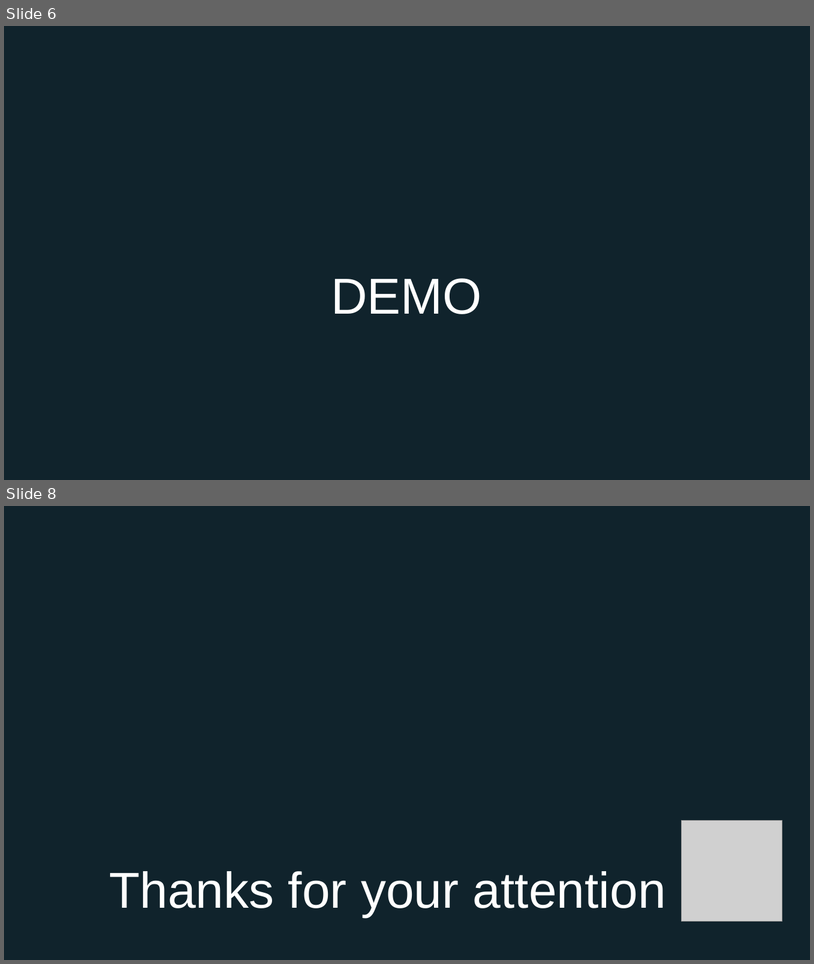
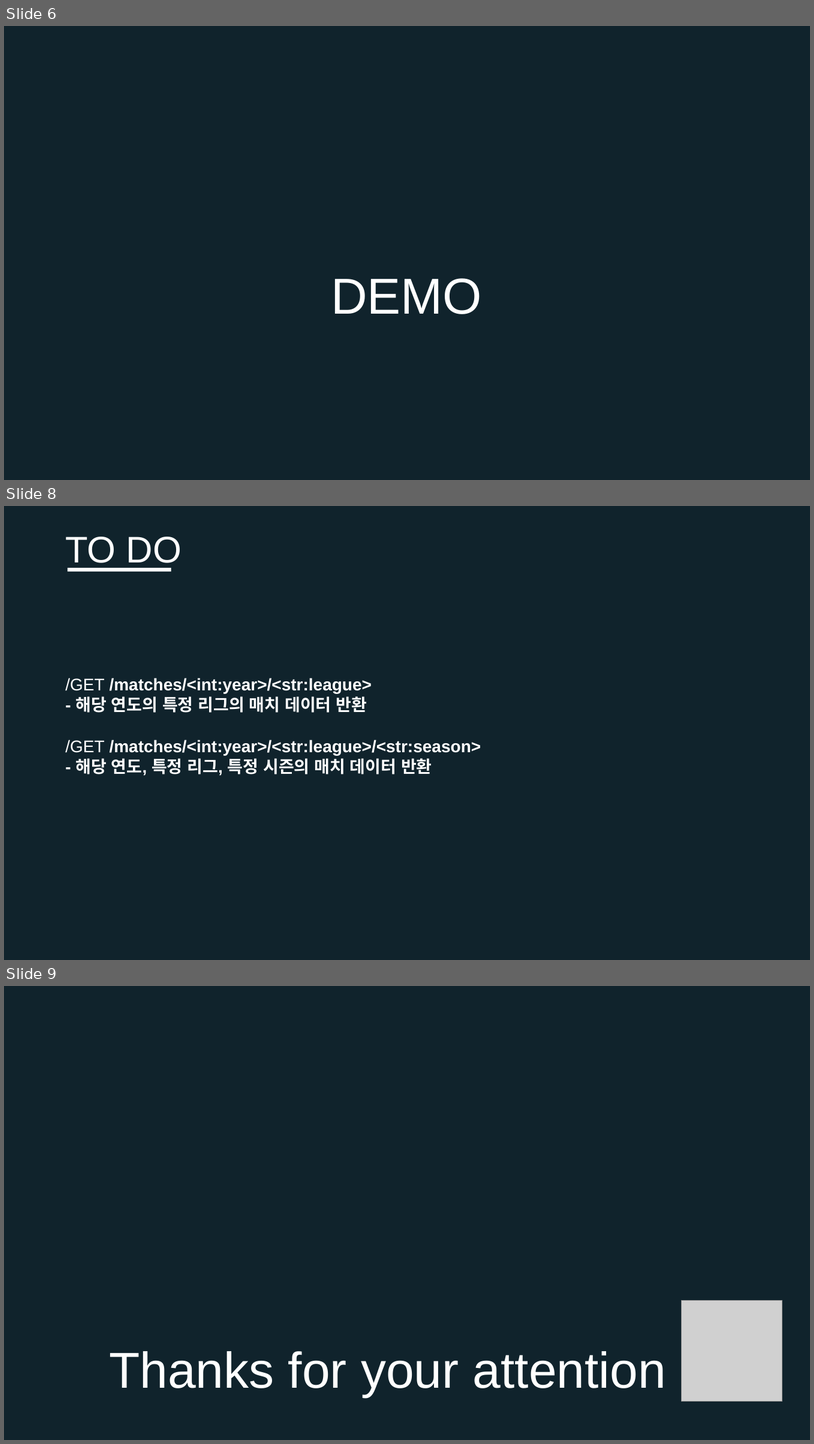
Before and after one commit to noahluftyang/data-structure-design-assignment, a slide deck: dynamic-graph/slides/2nd-dynamic-graph-problem-solving.pptx. Shown one above the other, each under a label of ours: slides 6 and 8 before the commit, slides 6, 8 and 9 after it; the slides between them are not shown. The pictures are 814x964 and 814x1444 pixels, drawn with LibreOffice and Linux fonts; fonts in the diff are those of the drawing; grey boxes stand for pictures. Boxes give left, top, right and bottom in pixels: in the first picture for what was removed or moved away, otherwise in the second. Text is boxed around its words. In the diff, an @@ line names an element or a change of style, - is before the commit and + after.

```diff
--- a/dynamic-graph/slides/2nd-dynamic-graph-problem-solving.pptx
+++ b/dynamic-graph/slides/2nd-dynamic-graph-problem-solving.pptx
@@ slide 8 added at <box>4,506,810,960</box>, background #FFFFFF @@
@@ rectangle added at <box>4,506,810,960</box>, fill #10232C @@
@@ title added at <box>65,537,182,570</box>, 44 pt, text #FFFFFF @@
+TO DO
@@ rectangle added at <box>68,568,171,571</box>, fill #FFFFFF @@
@@ text added at <box>65,678,372,712</box>, 20 pt, text #FFFFFF, bold @@
+/GET /matches/<int:year>/<str:league>
+- 해당 연도의 특정 리그의 매치 데이터 반환
@@ text added at <box>65,739,482,775</box>, 20 pt, text #FFFFFF, bold @@
+/GET /matches/<int:year>/<str:league>/<str:season>
+- 해당 연도, 특정 리그, 특정 시즌의 매치 데이터 반환
@@ what was slide 8 is now slide 9 @@
```
Also in this commit, not shown: 3 slides changed.
